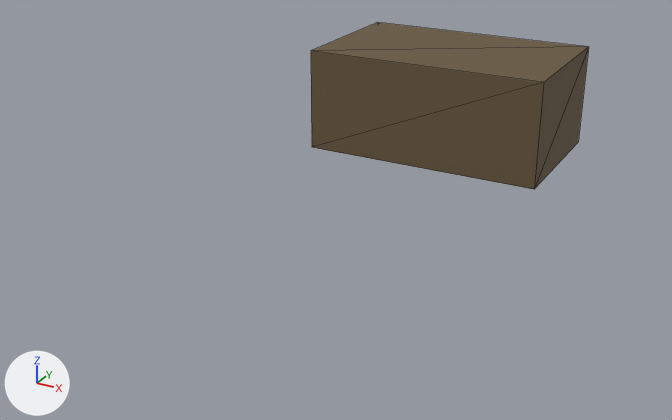
Renders of the glTF model assets/export/glB/objects/GP-OBJ-0106-LOD0.glb from each side of a commit.
One viewpoint serves both versions: a 50 mm camera at (12.0, -25.9, -18.3) aimed at (-0.7, -2.9, -29.8). Arrows for +X, +Y and +Z are at lower left; the lights stay in place. The first picture is the older version. Mesh edges are drawn as thin lines. Vertices at exactly the same position are counted once.

In view in the first picture: 'Subterranean Chamber'.
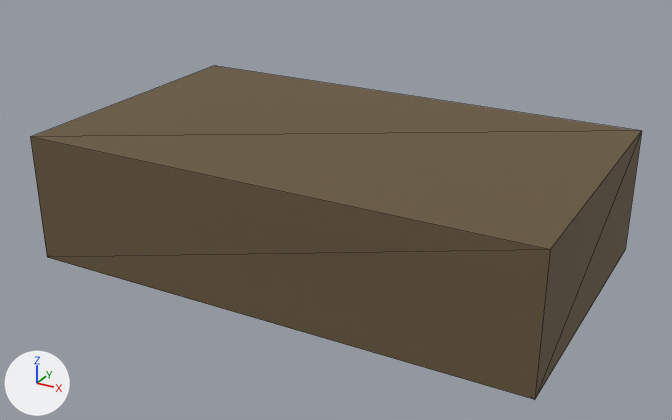
The change, as JSON lines over the scene's bpy script:
```json
{"block": "me_mesh_0", "where": "# used by ob_subterranean_chamber; location = (0.0, 4.21, -28.02)"}
{"op": "remove", "block": "me_mesh_0", "code": "me_mesh_0.from_pydata(...)  # 8 vertices, 12 faces; spans x -4.15..4.15, y -2.6..2.6, z -1.78..1.78"}
{"op": "add", "block": "me_mesh_0", "code": "me_mesh_0.from_pydata(...)  # 8 vertices, 12 faces; spans x -7.03..7.03, y -4.14..4.14, z -1.78..1.78"}
{"block": "me_mesh_0", "change": "me_mesh_0 part 1"}
{"op": "set", "path": "me_mesh_0.vertices[0].co", "old": "(4.15, -2.6, 1.78)", "new": "(7.03, -4.14, 1.78)", "note": "pixel (543, 82) -> pixel (550, 249)"}
{"op": "set", "path": "me_mesh_0.vertices[1].co", "old": "(4.15, 2.6, 1.78)", "new": "(7.03, 4.14, 1.78)", "note": "pixel (588, 46) -> pixel (641, 130)"}
{"op": "set", "path": "me_mesh_0.vertices[2].co", "old": "(4.15, -2.6, -1.78)", "new": "(7.03, -4.14, -1.78)", "note": "pixel (534, 189) -> pixel (534, 399)"}
{"op": "set", "path": "me_mesh_0.vertices[3].co", "old": "(4.15, 2.6, -1.78)", "new": "(7.03, 4.14, -1.78)", "note": "pixel (578, 142) -> pixel (625, 249)"}
{"op": "set", "path": "me_mesh_0.vertices[4].co", "old": "(-4.15, 2.6, 1.78)", "new": "(-7.03, 4.14, 1.78)", "note": "pixel (377, 22) -> pixel (214, 65)"}
{"op": "set", "path": "me_mesh_0.vertices[5].co", "old": "(-4.15, -2.6, 1.78)", "new": "(-7.03, -4.14, 1.78)", "note": "pixel (310, 50) -> pixel (30, 136)"}
{"op": "set", "path": "me_mesh_0.vertices[6].co", "old": "(-4.15, 2.6, -1.78)", "new": "(-7.03, 4.14, -1.78)"}
{"op": "set", "path": "me_mesh_0.vertices[7].co", "old": "(-4.15, -2.6, -1.78)", "new": "(-7.03, -4.14, -1.78)", "note": "pixel (311, 147) -> pixel (47, 257)"}
{"op": "set", "path": "ob_subterranean_chamber.location", "old": "(0.0, 4.21, -28.02)", "new": "(0.66, -5.18, -28.22)"}
```

Pixel boxes (x1, y1, x2, y2) of what changed, in the pictures (672 x 420 px):
```json
{"object": "Subterranean Chamber", "change": "reshaped, moved", "before": [311, 22, 589, 189], "after": [30, 66, 642, 400], "on screen": "120% wider, 99% taller"}
```
